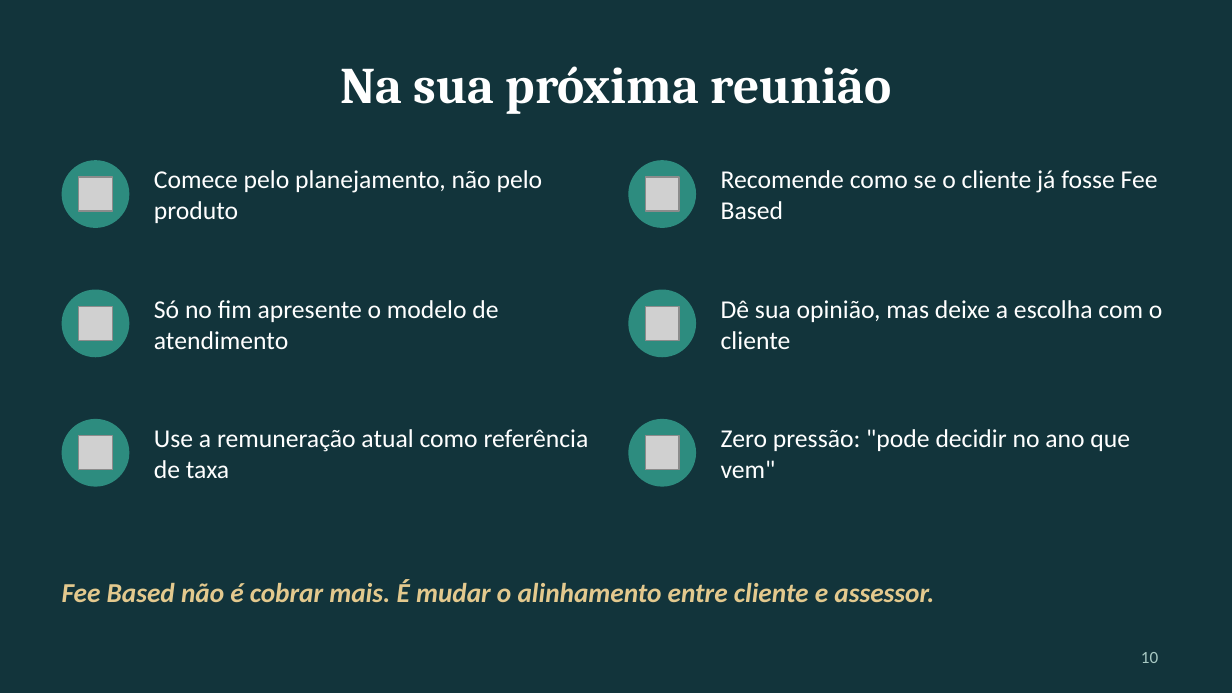
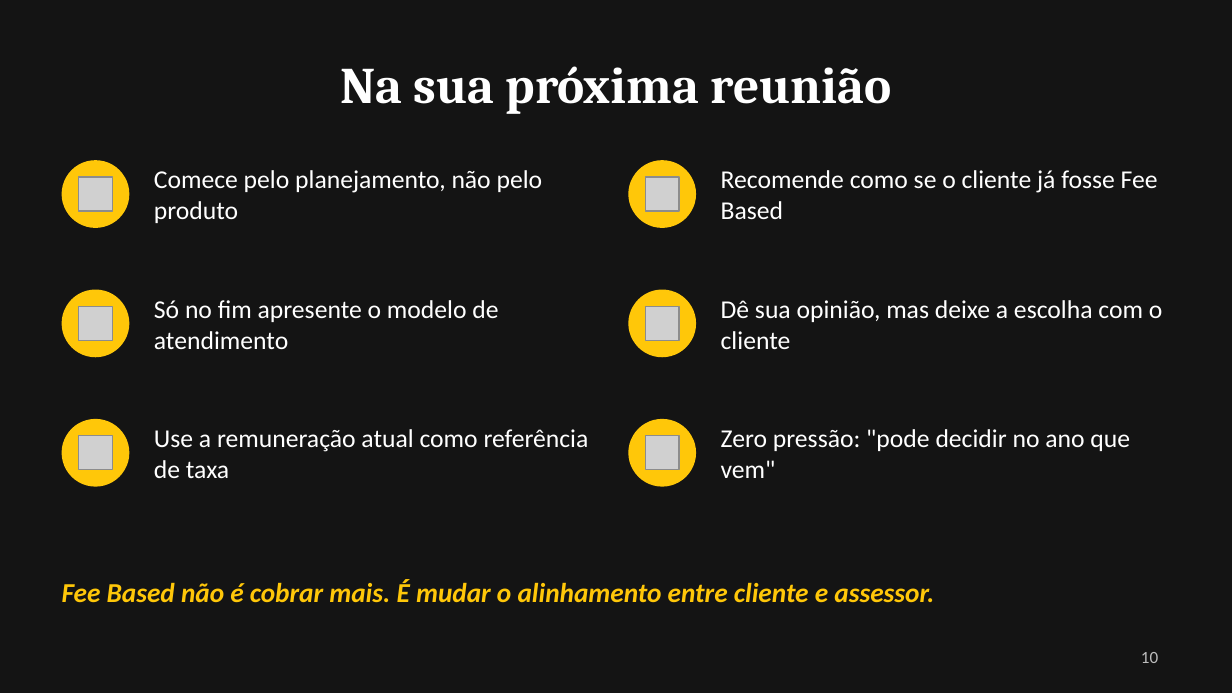
Before and after one commit to lcarloscalfat1998-eng/Mensagens, a slide deck: slide 10 of treinamentos/fee-based/Treinamento_Fee_Based_Novos_Assessores.pptx. Drawn at 1232x693 pixels with LibreOffice and Linux fonts; fonts in the diff are those of the drawing; grey boxes stand for pictures. Boxes give left, top, right and bottom in pixels: in the first picture for what was removed or moved away, otherwise in the second. Text is boxed around its words. In the diff, an @@ line names an element or a change of style, - is before the commit and + after.

```diff
--- a/treinamentos/fee-based/Treinamento_Fee_Based_Novos_Assessores.pptx
+++ b/treinamentos/fee-based/Treinamento_Fee_Based_Novos_Assessores.pptx
@@ background #12343B to #141414 @@
@@ fill #2D8C7F to #FFC709 in 6 elements at [62,160,129,228], [628,160,696,228], [62,290,129,357], [628,290,696,357], [62,419,129,487], [628,419,696,487] @@
@@ text "Fee Based não é cobrar ..." at [62,579,934,603]: text colour #E3C98E to #FFC709 @@
@@ page number at [1141,652,1158,663]: text colour #A8C9C3 to #BDBDBD @@
```
Also in this commit, not shown: 9 other slides changed, 1 other file.
